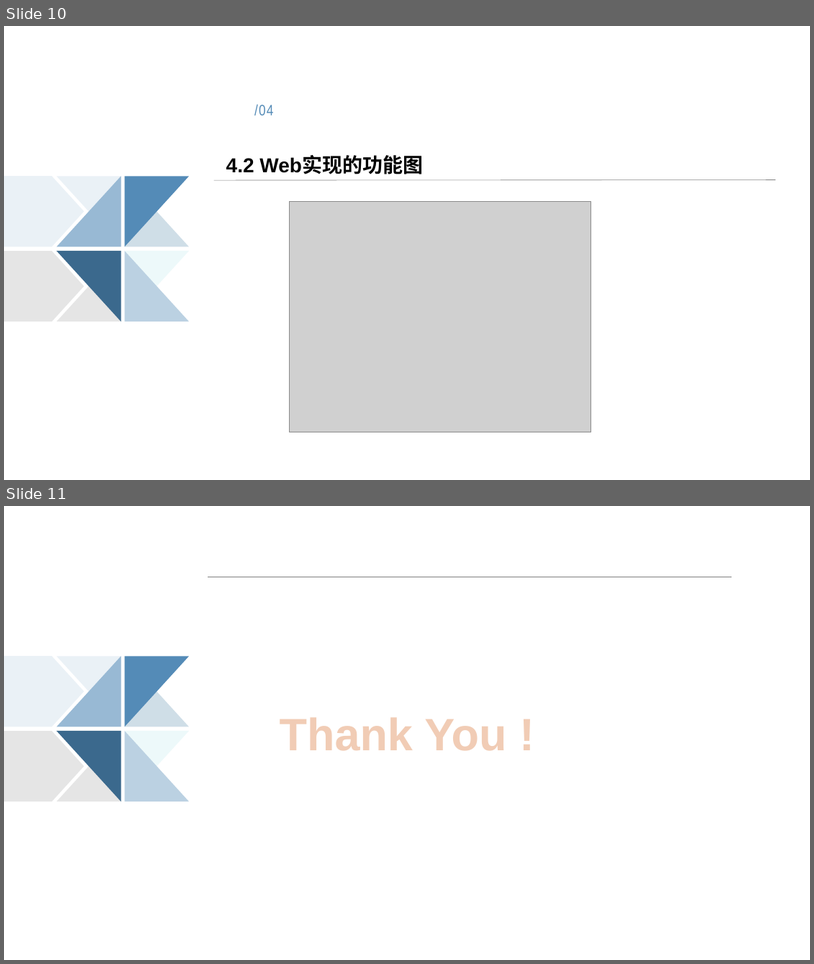
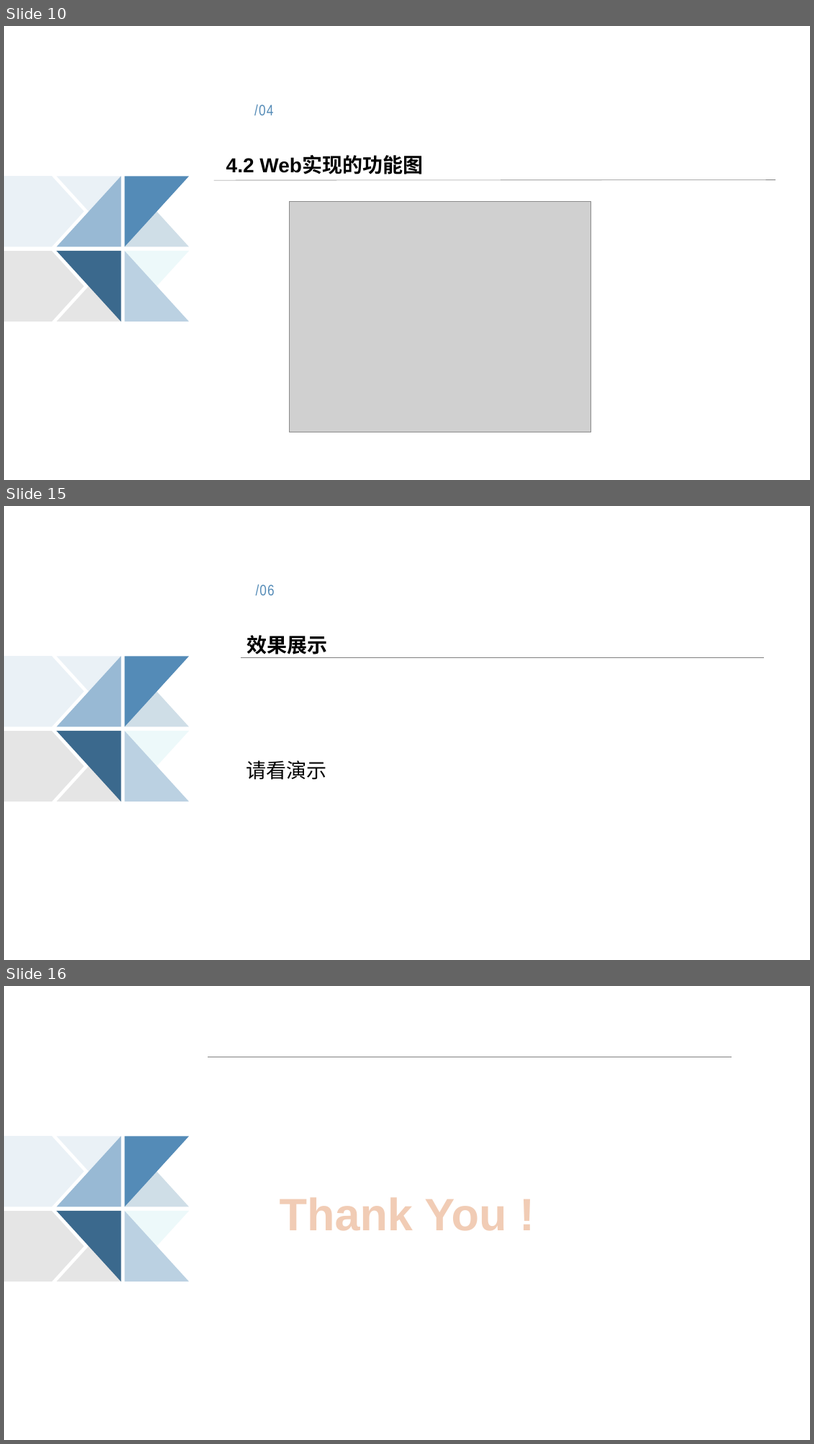
Before and after one commit to poetryexec/poetry, a slide deck: RelationDocuments/8组_唐诗生成系统的设计与实现.pptx. Shown one above the other, each under a label of ours: slides 10 and 11 before the commit, slides 10, 15 and 16 after it; the slides between them are not shown. The pictures are 814x964 and 814x1444 pixels, drawn with LibreOffice and Linux fonts; fonts in the diff are those of the drawing; grey boxes stand for pictures. Boxes give left, top, right and bottom in pixels: in the first picture for what was removed or moved away, otherwise in the second. Text is boxed around its words. In the diff, an @@ line names an element or a change of style, - is before the commit and + after.

```diff
--- a/RelationDocuments/8组_唐诗生成系统的设计与实现.pptx
+++ b/RelationDocuments/8组_唐诗生成系统的设计与实现.pptx
@@ slide 15 added at (4, 506, 810, 960), background #FFFFFF; not listed: 10 template elements that a slide beside it also shows @@
@@ text added at (256, 584, 275, 595), 18 pt, text #548BB7 @@
+/06
@@ title added at (247, 635, 327, 658), 24 pt, text #000000, bold @@
+效果展示
@@ line added from (241, 657) to (764, 657), #808080 0.5 pt @@
@@ text added at (247, 760, 327, 780), 24 pt, text #000000 @@
+请看演示
@@ what was slide 11 is now slide 16 @@
```
Also in this commit, not shown: 1 slide changed, 4 other slides added, 2 other files.
